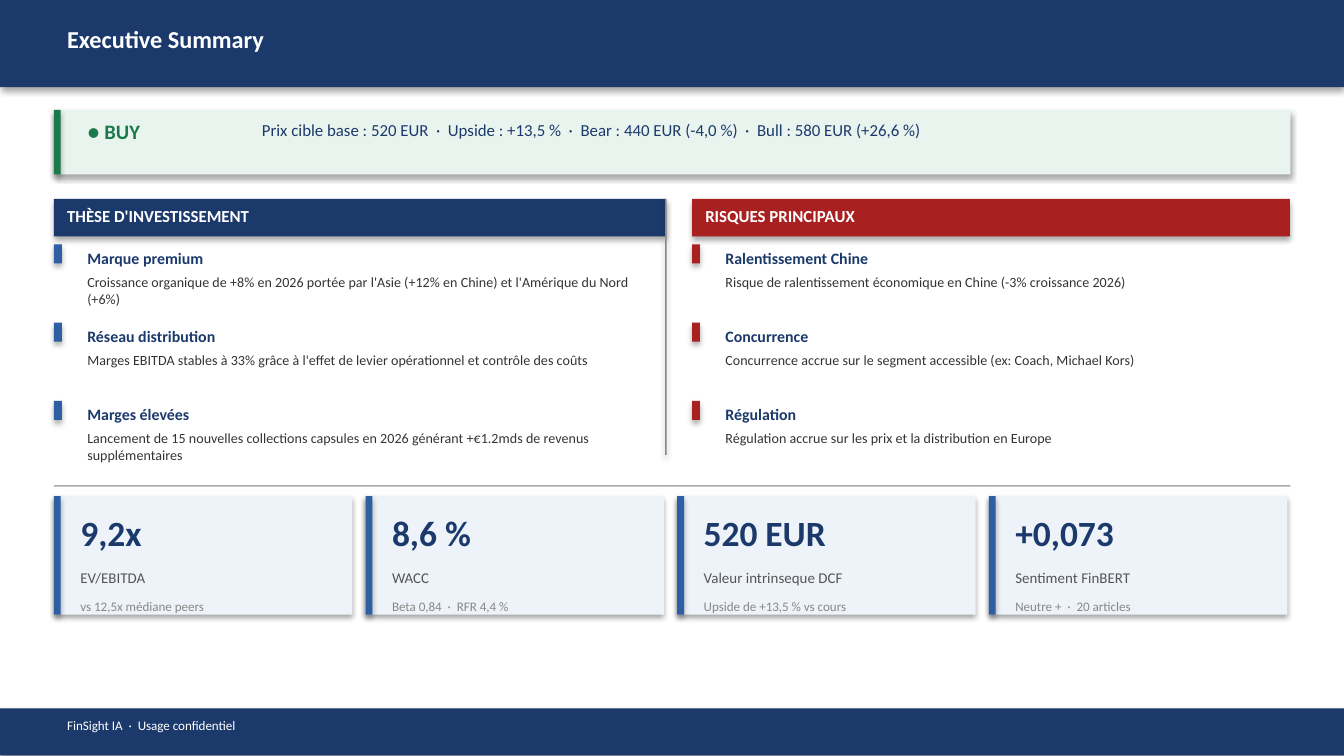
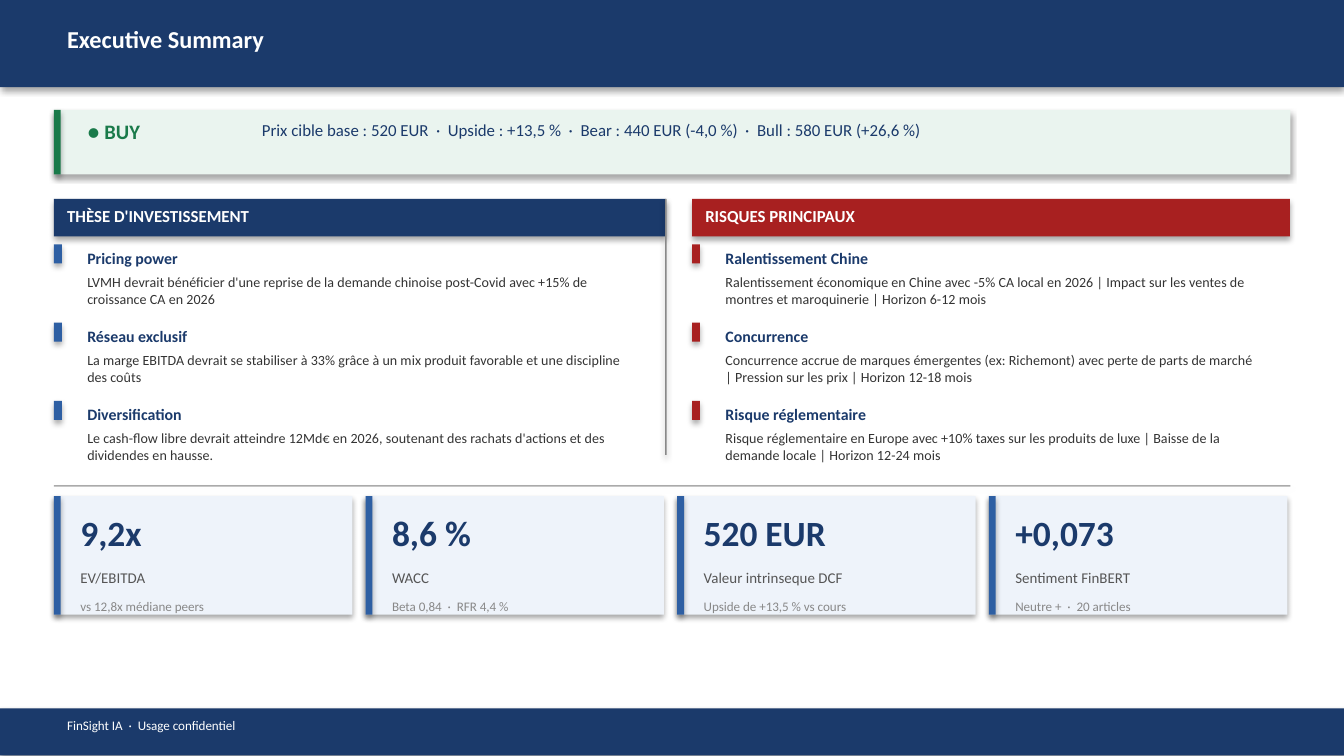
Before and after one commit to baptistejeh07-art/finsight-ia, a slide deck: slide 2 of preview/MC.PA/MC.PA_pitchbook.pptx. Drawn at 1344x756 pixels with LibreOffice and Linux fonts; fonts in the diff are those of the drawing. Boxes give left, top, right and bottom in pixels: in the first picture for what was removed or moved away, otherwise in the second. Text is boxed around its words. In the diff, an @@ line names an element or a change of style, - is before the commit and + after.

```diff
--- a/preview/MC.PA/MC.PA_pitchbook.pptx
+++ b/preview/MC.PA/MC.PA_pitchbook.pptx
@@ text at [87, 253, 177, 267]: text changed @@
-Marque premium
+Pricing power
@@ text at [87, 277, 587, 304]: text changed @@
-Croissance organique de +8% en 2026 portée par l'Asie (+12% en Chine) et l'Amérique du Nord (+6%)
+LVMH devrait bénéficier d'une reprise de la demande chinoise post-Covid avec +15% de croissance CA en 2026
@@ text at [725, 277, 1244, 307]: text changed @@
-Risque de ralentissement économique en Chine (-3% croissance 2026)
+Ralentissement économique en Chine avec -5% CA local en 2026 | Impact sur les ventes de montres et maroquinerie | Horizon 6-12 mois
@@ text at [87, 331, 187, 342]: text changed @@
-Réseau distribution
+Réseau exclusif
@@ text at [87, 355, 620, 382]: text changed @@
-Marges EBITDA stables à 33% grâce à l'effet de levier opérationnel et contrôle des coûts
+La marge EBITDA devrait se stabiliser à 33% grâce à un mix produit favorable et une discipline des coûts
@@ text at [725, 355, 1252, 384]: text changed @@
-Concurrence accrue sur le segment accessible (ex: Coach, Michael Kors)
+Concurrence accrue de marques émergentes (ex: Richemont) avec perte de parts de marché | Pression sur les prix | Horizon 12-18 mois
@@ text at [87, 409, 181, 420]: text changed @@
-Marges élevées
+Diversification
@@ text at [725, 409, 866, 423]: text changed @@
-Régulation
+Risque réglementaire
@@ text at [87, 433, 605, 460]: text changed @@
-Lancement de 15 nouvelles collections capsules en 2026 générant +€1.2mds de revenus supplémentaires
+Le cash-flow libre devrait atteindre 12Md€ en 2026, soutenant des rachats d'actions et des dividendes en hausse.
@@ text at [725, 433, 1220, 460]: text changed @@
-Régulation accrue sur les prix et la distribution en Europe
+Risque réglementaire en Europe avec +10% taxes sur les produits de luxe | Baisse de la demande locale | Horizon 12-24 mois
@@ text at [80, 602, 204, 613]: text changed @@
-vs 12,5x médiane peers
+vs 12,8x médiane peers
```
Also in this commit, not shown: 12 other slides changed, 6 other files.
